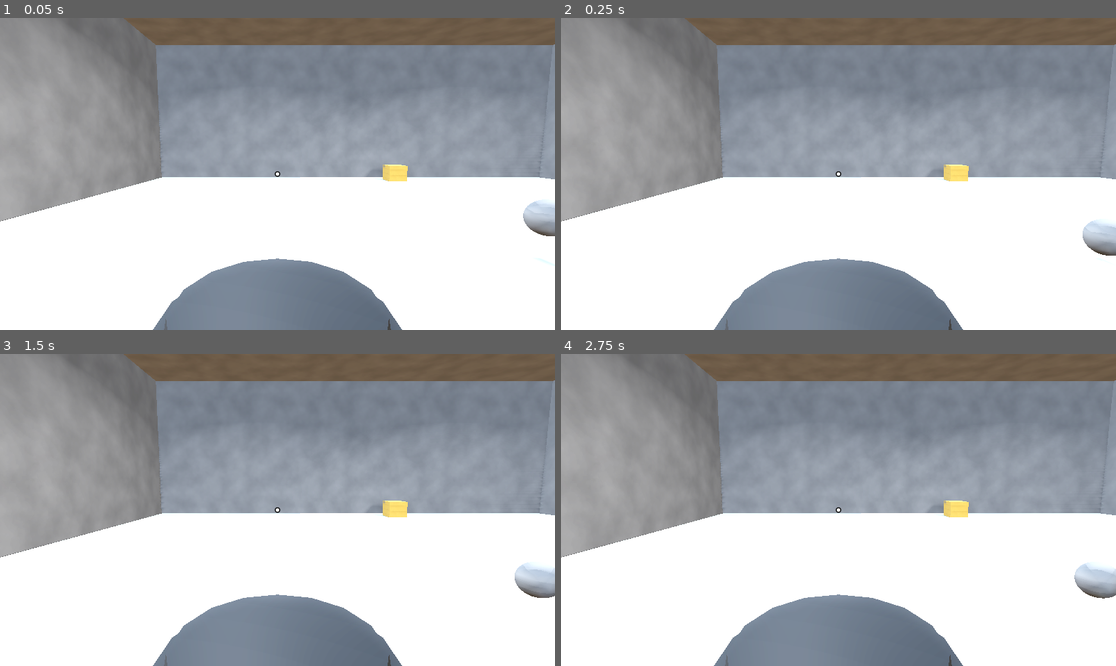
Above: before the commit, frames 1-4 (two rows, left to right).
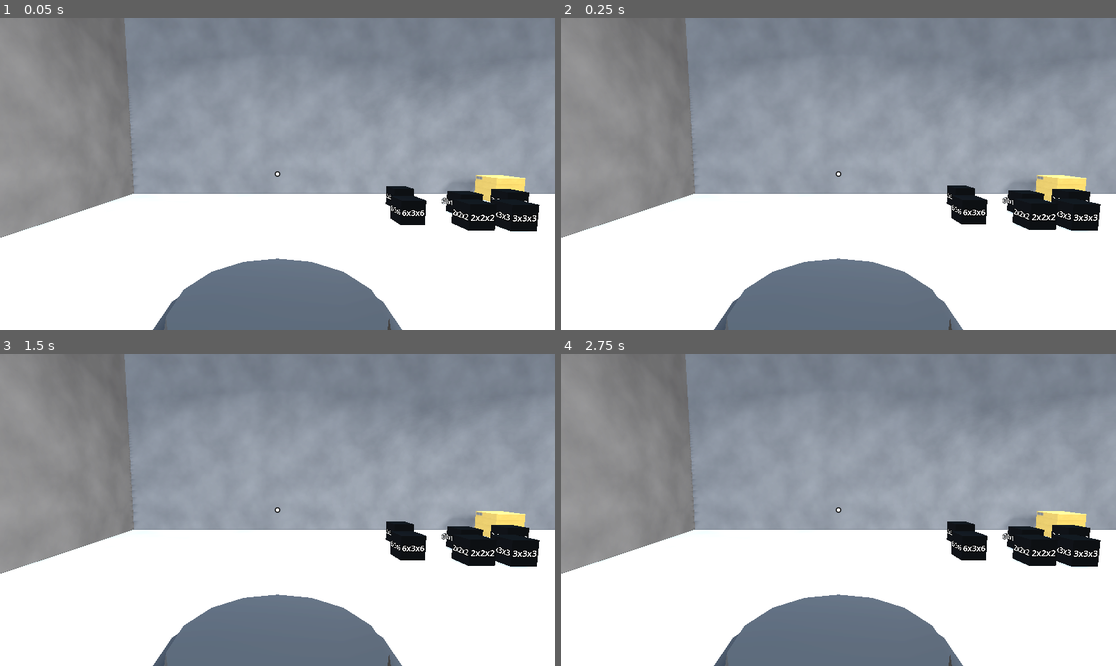
Above: after the commit, the same moments.

Repository: keeguri/artStudioSimulator
Game: Godot game, scene res://scenes/game.tscn
Two runs of this game, one before a commit and one after it. Both use one fixed random seed, a clock stepped at 60 frames per second and the inputs below. This scene is started directly instead of the project's main scene.
Inputs (mouse positions are in pixels of both pictures, inside the frame that each line leads up to):
- Up to frame 1 (0.05 s): no input
- Up to frame 2 (0.25 s): no input
- Up to frame 3 (1.5 s): move the mouse to (399, 494) at 0.52 s; hold A (a) 0.53-1.28 s; tap D (d) at 0.8, 1.35 s; move the mouse to (166, 525) at 1.27 s
- Up to frame 4 (2.75 s): tap E (e) at 1.55 s; tap Enter at 2 s; move the mouse to (894, 441) at 2.02 s; hold E (e) from 2.03 s (still down); tap Q (q) at 2.3 s

The runs differ from the first frame. In frame 1, 21% of the frame differs, in the area x 0-100%, y 0-100%; in frame 2, 21%; in frame 3, 21%; in frame 4, 21%.

Commit message:
polished voxel statues

Diff:
--- /dev/null
+++ b/prefabs/statue_activator.tscn
@@ -0,0 +1,42 @@
+[gd_scene load_steps=5 format=3 uid="uid://dnqqpaog1fkp1"]
+
+[ext_resource type="Script" uid="uid://dk8jt6mb472sk" path="res://scripts/statue_activator.gd" id="1_y6bcn"]
+
+[sub_resource type="StandardMaterial3D" id="StandardMaterial3D_807hc"]
+albedo_color = Color(0.029506553, 0.029506562, 0.029506536, 1)
+
+[sub_resource type="BoxMesh" id="BoxMesh_y6bcn"]
+size = Vector3(0.5, 0.5, 0.5)
+
+[sub_resource type="BoxShape3D" id="BoxShape3D_ph858"]
+size = Vector3(0.6, 0.6, 0.6)
+
+[node name="StatueActivator" type="RigidBody3D" node_paths=PackedStringArray("labels")]
+collision_layer = 4
+collision_mask = 3
+script = ExtResource("1_y6bcn")
+labels = [NodePath("Label3D"), NodePath("Label3D2"), NodePath("Label3D3"), NodePath("Label3D4")]
+metadata/statue_dimensions = Vector3(5, 5, 5)
+
+[node name="MeshInstance3D" type="MeshInstance3D" parent="."]
+material_override = SubResource("StandardMaterial3D_807hc")
+mesh = SubResource("BoxMesh_y6bcn")
+
+[node name="CollisionShape3D" type="CollisionShape3D" parent="."]
+shape = SubResource("BoxShape3D_ph858")
+
+[node name="Label3D" type="Label3D" parent="."]
+transform = Transform3D(1, 0, 0, 0, 1, 0, 0, 0, 1, 0, 0, 0.25066113)
+text = "5x5x5"
+
+[node name="Label3D2" type="Label3D" parent="."]
+transform = Transform3D(-1, 0, 8.742278e-08, 0, 1, 0, -8.742278e-08, 0, -1, 0, 0, -0.25277895)
+text = "5x5x5"
+
+[node name="Label3D3" type="Label3D" parent="."]
+transform = Transform3D(-4.371139e-08, 0, 1, 0, 1, 0, -1, 0, -4.371139e-08, 0.25172004, 0, -0.0010589174)
+text = "5x5x5"
+
+[node name="Label3D4" type="Label3D" parent="."]
+transform = Transform3D(-4.371139e-08, 0, -1, 0, 1, 0, 1, 0, -4.371139e-08, -0.25172004, 0, -0.0010588953)
+text = "5x5x5"
--- a/prefabs/statue_pedistal.tscn
+++ b/prefabs/statue_pedistal.tscn
@@ -4,7 +4,7 @@
 [ext_resource type="Material" uid="uid://bo6kknnyhripx" path="res://materials/voxel_material.tres" id="2_fll3l"]
 
 [sub_resource type="BoxShape3D" id="BoxShape3D_e3afc"]
-size = Vector3(1, 2, 1)
+size = Vector3(1, 8.353027, 1)
 
 [sub_resource type="StandardMaterial3D" id="StandardMaterial3D_g0kqf"]
 resource_name = "Material"
@@ -45,7 +45,7 @@
 shadow_mesh = SubResource("ArrayMesh_2oker")
 
 [sub_resource type="BoxShape3D" id="BoxShape3D_53lsb"]
-size = Vector3(1.9572754, 4.069092, 2)
+size = Vector3(1.9572754, 6.4622803, 2)
 
 [node name="Pedistal" type="StaticBody3D" node_paths=PackedStringArray("boxArea", "voxelHolder", "editModeCamera", "cameraHolder", "cameraRotator")]
 collision_layer = 8
@@ -66,7 +66,7 @@
 monitorable = false
 
 [node name="CollisionShape3D" type="CollisionShape3D" parent="BoxDetection"]
-transform = Transform3D(1, 0, 0, 0, 1, 0, 0, 0, 1, 0, 0.7988281, 0)
+transform = Transform3D(1, 0, 0, 0, 1, 0, 0, 0, 1, 0, 3.9753418, 0)
 shape = SubResource("BoxShape3D_e3afc")
 
 [node name="Pedistal" type="MeshInstance3D" parent="."]
@@ -74,7 +74,7 @@
 skeleton = NodePath("")
 
 [node name="CollisionShape3D" type="CollisionShape3D" parent="."]
-transform = Transform3D(1, 0, 0, 0, 1, 0, 0, 0, 1, 0, 1.9627686, 0)
+transform = Transform3D(1, 0, 0, 0, 1, 0, 0, 0, 1, 0, 3.1593628, 0)
 shape = SubResource("BoxShape3D_53lsb")
 
 [node name="VoxelHolder" type="Node3D" parent="."]
--- a/project.godot
+++ b/project.godot
@@ -19,6 +19,10 @@
 
 Netvar="*res://scripts/netvar.gd"
 SettingsManager="*res://scripts/settings_manager.gd"
+
+[debug_draw_3d]
+
+settings/addon_root_folder="res://addons/debug_draw_3d"
 
 [input]
 
@@ -89,6 +93,7 @@
 3d_physics/layer_2="Players"
 3d_physics/layer_3="Items"
 3d_physics/layer_4="OnlyPlayers"
+3d_physics/layer_5="Voxels"
 
 [physics]
 
--- a/scenes/game.tscn
+++ b/scenes/game.tscn
@@ -7,6 +7,7 @@
 [ext_resource type="Script" uid="uid://hp2pvq22uknx" path="res://scripts/game_manager.gd" id="6_p57ef"]
 [ext_resource type="PackedScene" uid="uid://bueebnjn24swc" path="res://prefabs/statue_pedistal.tscn" id="7_gee14"]
 [ext_resource type="PackedScene" uid="uid://b7magvm4maa1c" path="res://prefabs/box.tscn" id="7_u5sy4"]
+[ext_resource type="PackedScene" uid="uid://dnqqpaog1fkp1" path="res://prefabs/statue_activator.tscn" id="8_gee14"]
 
 [sub_resource type="ProceduralSkyMaterial" id="ProceduralSkyMaterial_uwrxv"]
 sky_horizon_color = Color(0.66224277, 0.6717428, 0.6867428, 1)
@@ -154,7 +155,8 @@
 spawn_path = NodePath("../Spawnpath")
 
 [node name="TestItem" type="RigidBody3D" parent="."]
-transform = Transform3D(1, 0, 0, 0, 1, 0, 0, 0, 1, 0, 0.6803798, -4.858501)
+transform = Transform3D(1, 0, 0, 0, 1, 0, 0, 0, 1, 0, 5.733424, -4.858501)
+visible = false
 collision_layer = 4
 collision_mask = 3
 metadata/statue_dimensions = Vector3(5, 10, 5)
@@ -169,4 +171,42 @@
 transform = Transform3D(-4.371139e-08, 0, -1, 0, 1, 0, 1, 0, -4.371139e-08, 1.768981, 0.4033934, -13.828001)
 
 [node name="Pedistal" parent="." instance=ExtResource("7_gee14")]
-transform = Transform3D(1, 0, 0, 0, 1, 0, 0, 0, 1, -3.725604, 0.05000019, -3.3526783)
+transform = Transform3D(1, 0, 0, 0, 1, 0, 0, 0, 1, -4.787696, 0.05000019, -8.039127)
+
+[node name="Pedistal2" parent="." instance=ExtResource("7_gee14")]
+transform = Transform3D(1, 0, 0, 0, 1, 0, 0, 0, 1, -4.787696, 0.05000019, -0.039127827)
+
+[node name="Pedistal3" parent="." instance=ExtResource("7_gee14")]
+transform = Transform3D(1, 0, 0, 0, 1, 0, 0, 0, 1, -4.787696, 0.05000019, 7.9608727)
+
+[node name="Pedistal4" parent="." instance=ExtResource("7_gee14")]
+transform = Transform3D(1, 0, 0, 0, 1, 0, 0, 0, 1, 4.901355, 0.05000019, -8.039127)
+
+[node name="Pedistal5" parent="." instance=ExtResource("7_gee14")]
+transform = Transform3D(1, 0, 0, 0, 1, 0, 0, 0, 1, 4.901355, 0.05000019, -0.039127827)
+
+[node name="Pedistal6" parent="." instance=ExtResource("7_gee14")]
+transform = Transform3D(1, 0, 0, 0, 1, 0, 0, 0, 1, 4.901355, 0.05000019, 7.9608727)
+
+[node name="StatueActivator" parent="." instance=ExtResource("8_gee14")]
+transform = Transform3D(1, 0, 0, 0, 1, 0, 0, 0, 1, -1.5608493, 0.2999997, -12.952724)
+
+[node name="StatueActivator2" parent="." instance=ExtResource("8_gee14")]
+transform = Transform3D(1, 0, 0, 0, 1, 0, 0, 0, 1, -0.39013776, 0.29999995, -12.173775)
+metadata/statue_dimensions = Vector3(10, 10, 10)
+
+[node name="StatueActivator3" parent="." instance=ExtResource("8_gee14")]
+transform = Transform3D(1, 0, 0, 0, 1, 0, 0, 0, 1, 0.8736623, 0.29999983, -12.413371)
+metadata/statue_dimensions = Vector3(3, 5, 3)
+
+[node name="StatueActivator4" parent="." instance=ExtResource("8_gee14")]
+transform = Transform3D(1, 0, 0, 0, 1, 0, 0, 0, 1, -2.0519466, 0.29999995, -11.485676)
+metadata/statue_dimensions = Vector3(6, 3, 6)
+
+[node name="StatueActivator5" parent="." instance=ExtResource("8_gee14")]
+transform = Transform3D(1, 0, 0, 0, 1, 0, 0, 0, 1, -0.17257263, 0.29999995, -11.081708)
+metadata/statue_dimensions = Vector3(3, 3, 3)
+
+[node name="StatueActivator6" parent="." instance=ExtResource("8_gee14")]
+transform = Transform3D(1, 0, 0, 0, 1, 0, 0, 0, 1, -0.93310815, 0.29999995, -11.115446)
+metadata/statue_dimensions = Vector3(2, 2, 2)
--- a/scripts/player.gd
+++ b/scripts/player.gd
@@ -40,6 +40,10 @@
 
 func toggle_cursor(value:bool) -> void:
 	get_tree().current_scene.get_node("UI/Control/Cursor").visible = value
+	if value == true:
+		Input.mouse_mode = Input.MOUSE_MODE_CAPTURED
+	else:
+		Input.mouse_mode = Input.MOUSE_MODE_VISIBLE
 
 @rpc("any_peer", "call_local")
 func _set_object_drag_owner(object_path:NodePath, new_owner:String) -> void:
@@ -60,7 +64,7 @@
 		holding_object = null
 	if Input.is_action_just_pressed("interact") and edit_ray.is_colliding() and holding_object == null and accept_input:
 		var collider = edit_ray.get_collider()
-		if collider.name == "Pedistal":
+		if collider.collision_layer == 8:
 			collider.enter_edit_mode(self)
 
 @rpc("any_peer", "call_local")
--- /dev/null
+++ b/scripts/statue_activator.gd
@@ -0,0 +1,8 @@
+extends RigidBody3D
+
+@export var labels : Array[Label3D]
+
+func _ready():
+	var dimensions :Vector3 = get_meta("statue_dimensions", Vector3.ZERO)
+	for label in labels:
+		label.text = "{0}x{1}x{2}".format([int(dimensions.x),int(dimensions.y),int(dimensions.z)])
--- a/scripts/statue_pedistal.gd
+++ b/scripts/statue_pedistal.gd
@@ -26,7 +26,6 @@
 	current_player = player
 	is_editing = true
 	player.toggle_cursor(false)
-	Input.mouse_mode = Input.MOUSE_MODE_VISIBLE
 
 func exit_edit_mode() -> void:
 	var player = current_player
@@ -35,7 +34,6 @@
 	editModeCamera.current = false
 	is_editing = false
 	player.toggle_cursor(true)
-	Input.mouse_mode = Input.MOUSE_MODE_CAPTURED
 
 func _handle_edit_mode_actions(delta) -> void:
 	if Input.is_action_pressed("a"):
@@ -71,11 +69,16 @@
 func _create_statue(dimensions:Vector3, activator:NodePath) -> void:
 	get_tree().current_scene.get_node(activator).queue_free()
 	#create voxels
+	var sum :Vector3 = Vector3.ZERO
+	var vec_count :int = 0
+
+	var offset = Vector3(dimensions.x - 1, dimensions.y - 1, dimensions.z - 1) * voxel_size * 0.5
 	for y in range(dimensions.y):
 		for x in range(dimensions.x):
 			for z in range(dimensions.z):
 				var newVoxelContainer :StaticBody3D = StaticBody3D.new()
 				newVoxelContainer.collision_layer = 16
+				newVoxelContainer.name = "Voxel_"+str(x)+str(y)+str(z)
 				var newMesh :Mesh = BoxMesh.new()
 				newMesh.size = Vector3.ONE*voxel_size
 				var newS = BoxShape3D.new()
@@ -89,11 +92,21 @@
 				newVoxel.name = "Mesh"
 				newVoxelContainer.add_child(newVoxel)
 				voxelHolder.add_child(newVoxelContainer)
-				newVoxelContainer.position = Vector3(x,y,z)*voxel_size
-	voxelHolder.position = -Vector3(dimensions.x - 1, -dimensions.y+1/voxel_size, dimensions.z - 1) * voxel_size * 0.5
+				newVoxelContainer.position = Vector3(x,y,z)*voxel_size+offset
+				newVoxelContainer.top_level = true
+				sum+=newVoxelContainer.global_position
+				vec_count+=1
+	var center = sum/vec_count
+	voxelHolder.global_position = center - Vector3(0, dimensions.y*voxel_size/2,0)
+	for voxel : StaticBody3D in voxelHolder.get_children():
+		voxel.top_level = false
+	voxelHolder.position = Vector3(0,.3,0)
 
 
 func _process(delta: float) -> void:
+
+	#DebugDraw3D.draw_sphere(voxelHolder.global_position, 0.4)
+
 	if Netvar.is_host and is_searching:
 		for node in boxArea.get_overlapping_bodies():
 			if node.has_meta("statue_dimensions") and node.get_meta("owner", "") == "":
Not shown, added: addons/debug_draw_3d/debug_draw_3d.gdextension.uid
Not shown, added: addons/debug_draw_3d/libs/.gdignore
Not shown: 1 places in scenes/game.tscn that only renumber resources
Not shown, added: scripts/statue_activator.gd.uid
Not shown, added: addons/debug_draw_3d/LICENSE
Not shown, added: addons/debug_draw_3d/README.md
Not shown, added: addons/debug_draw_3d/debug_draw_3d.gdextension
Not shown, added: addons/debug_draw_3d/libs/.gitignore
Not shown, added: addons/debug_draw_3d/libs/libdd3d.android.template_debug.arm32.so
Not shown, added: addons/debug_draw_3d/libs/libdd3d.android.template_debug.arm64.so
Not shown, added: addons/debug_draw_3d/libs/libdd3d.android.template_debug.x86_32.so
Not shown, added: addons/debug_draw_3d/libs/libdd3d.android.template_debug.x86_64.so
(and 30 more such lines)
